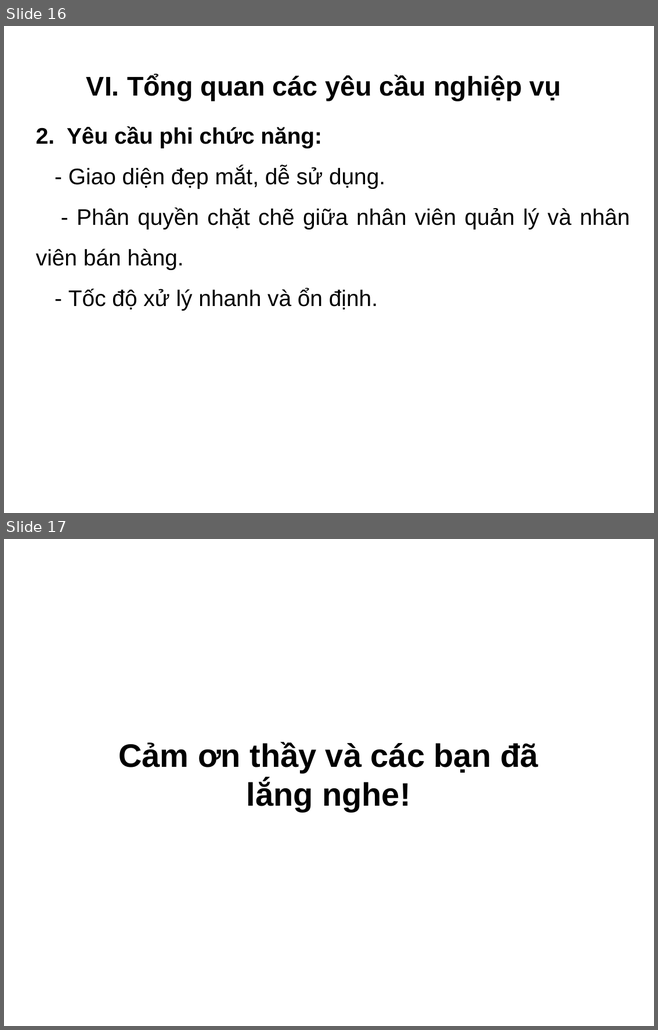
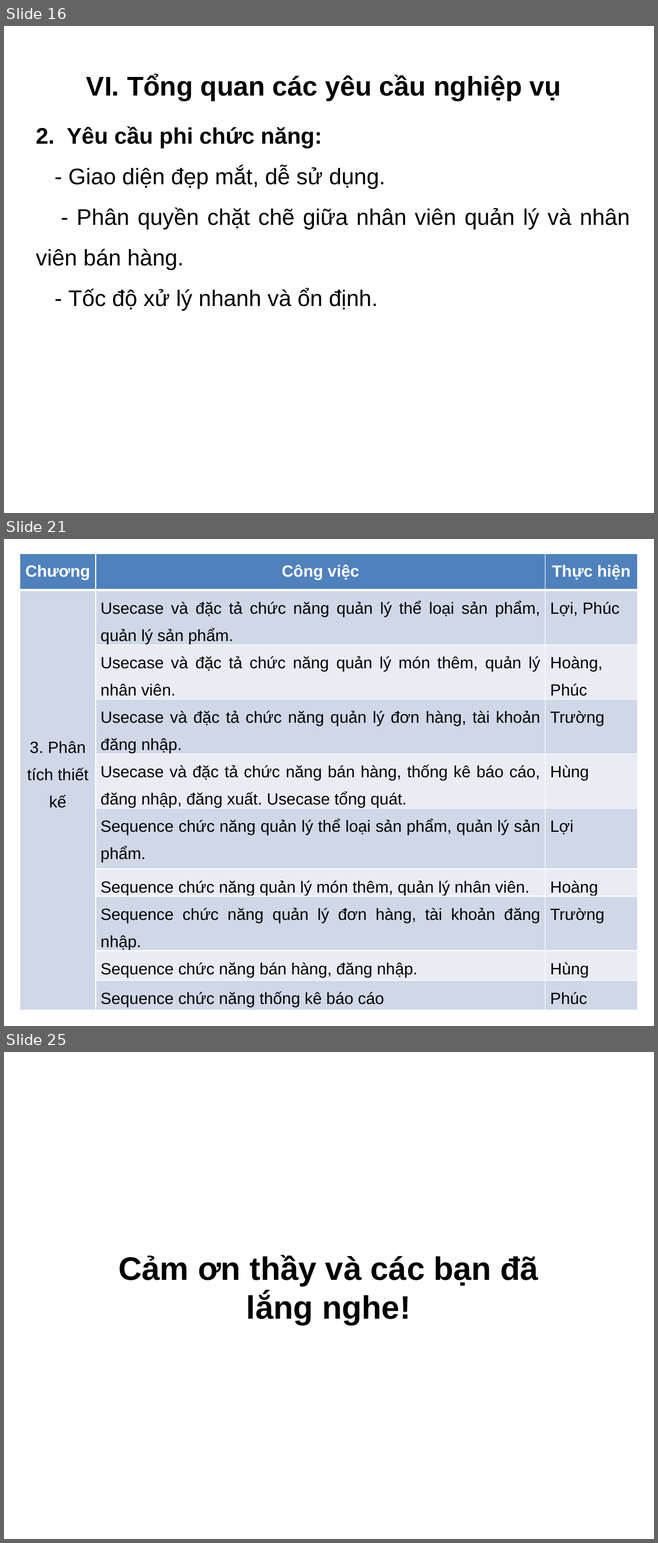
Before and after one commit to hungtadasuke/CoffeShop_SoftwareTechnology, a slide deck: Word_PDF_full/Slide.pptx. Shown one above the other, each under a label of ours: slides 16 and 17 before the commit, slides 16, 21 and 25 after it; the slides between them are not shown. The pictures are 658x1030 and 658x1543 pixels, drawn with LibreOffice and Linux fonts; fonts in the diff are those of the drawing; background and template pictures are left out. Boxes give left, top, right and bottom in pixels: in the first picture for what was removed or moved away, otherwise in the second. Text is boxed around its words. In the diff, an @@ line names an element or a change of style, - is before the commit and + after.

```diff
--- a/Word_PDF_full/Slide.pptx
+++ b/Word_PDF_full/Slide.pptx
@@ slide 21 added at [4,539,654,1026], background picture (left out) @@
@@ table added at [20,553,637,1012], 10 rows, 3 columns @@
+Chương | Công việc | Thực hiện
+3. Phân tích thiết kế | Usecase và đặc tả chức năng quản lý thể loại sản phẩm, quản lý sản phẩm. | Lợi, Phúc
+ | Usecase và đặc tả chức năng quản lý món thêm, quản lý nhân viên. | Hoàng, Phúc
+ | Usecase và đặc tả chức năng quản lý đơn hàng, tài khoản đăng nhập. | Trường
+ | Usecase và đặc tả chức năng bán hàng, thống kê báo cáo, đăng nhập, đăng xuất. Usecase tổng quát. | Hùng
+ | Sequence chức năng quản lý thể loại sản phẩm, quản lý sản phẩm. | Lợi
+ | Sequence chức năng quản lý món thêm, quản lý nhân viên. | Hoàng
+ | Sequence chức năng quản lý đơn hàng, tài khoản đăng nhập. | Trường
+ | Sequence chức năng bán hàng, đăng nhập. | Hùng
+ | Sequence chức năng thống kê báo cáo | Phúc
@@ what was slide 17 is now slide 25 @@
```
Also in this commit, not shown: 7 other slides added, 9 other files.
